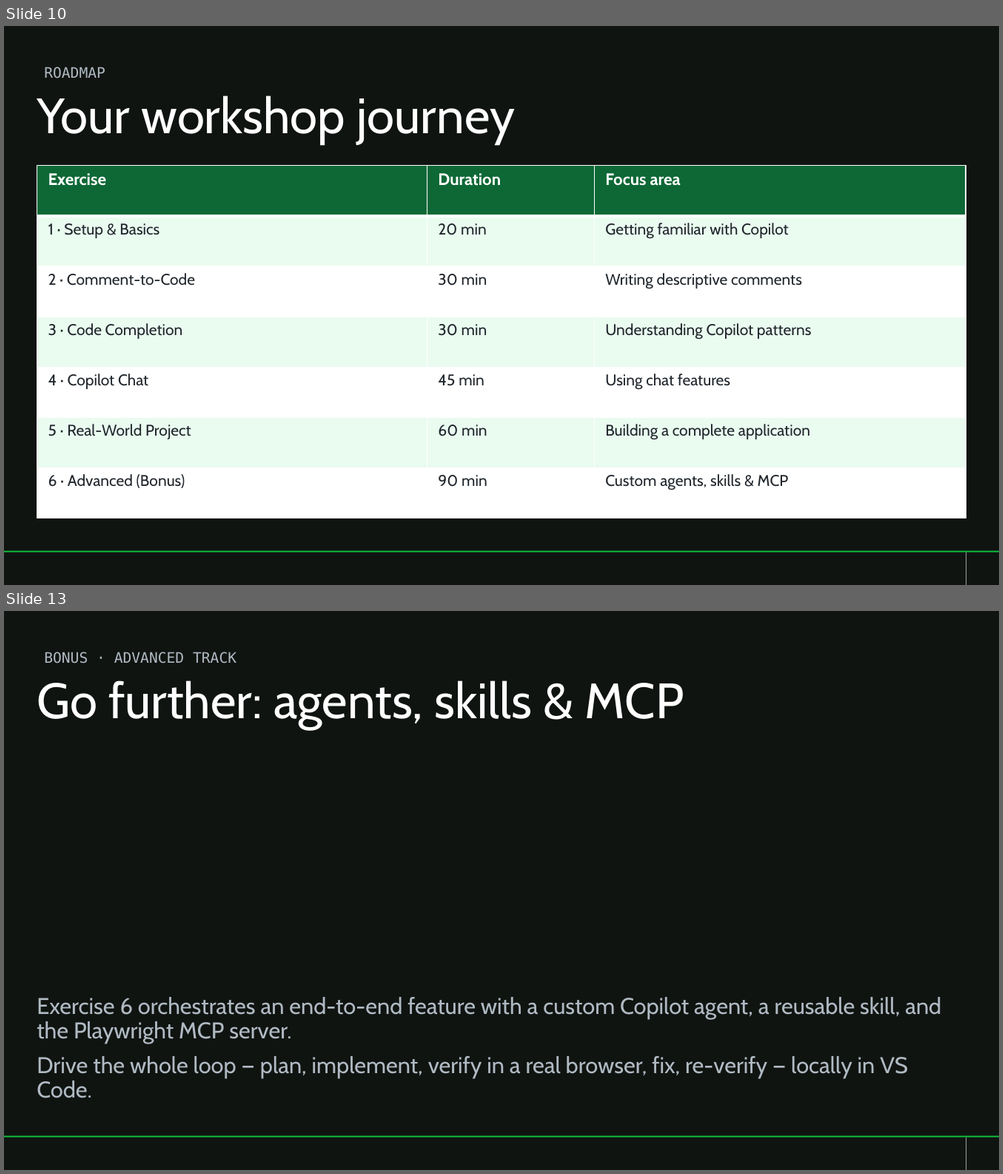
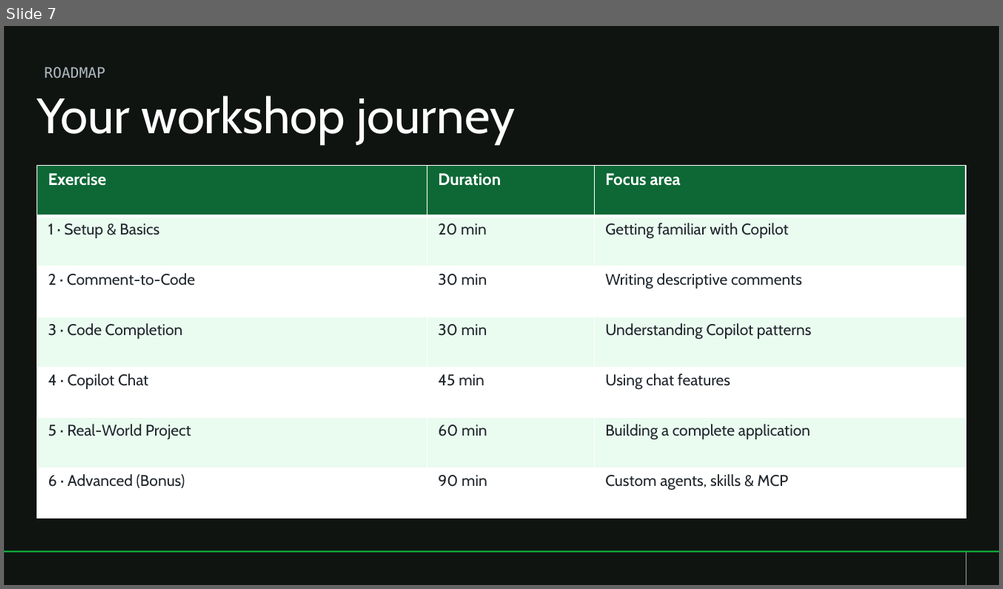
Before and after one commit to abhi-singhs/github-copilot-workshop, a slide deck: resources/github-copilot-workshop.pptx. Shown one above the other, each under a label of ours: slides 10 and 13 before the commit, slide 7 after it; the slides between them are not shown. The pictures are 1003x1174 and 1003x589 pixels, drawn with LibreOffice and Linux fonts; fonts in the diff are those of the drawing; background and template pictures are left out. Boxes give left, top, right and bottom in pixels: in the first picture for what was removed or moved away, otherwise in the second. Text is boxed around its words. In the diff, an @@ line names an element or a change of style, - is before the commit and + after.

```diff
--- a/resources/github-copilot-workshop.pptx
+++ b/resources/github-copilot-workshop.pptx
@@ slide 13 removed at [4, 611, 999, 1170], background #101411; not listed: 2 template elements that a slide beside it also shows @@
@@ text removed at [44, 652, 236, 664] @@
-BONUS · ADVANCED TRACK
@@ title removed at [37, 681, 684, 730] @@
-Go further: agents, skills & MCP
@@ text removed at [37, 997, 941, 1099] @@
-Exercise 6 orchestrates an end-to-end feature with a custom Copilot agent, a reusable skill, and the Playwright MCP server.
-Drive the whole loop — plan, implement, verify in a real browser, fix, re-verify — locally in VS Code.
@@ what was slide 10 is now slide 7 @@
```
Also in this commit, not shown: 3 slides changed, 5 other slides removed.
